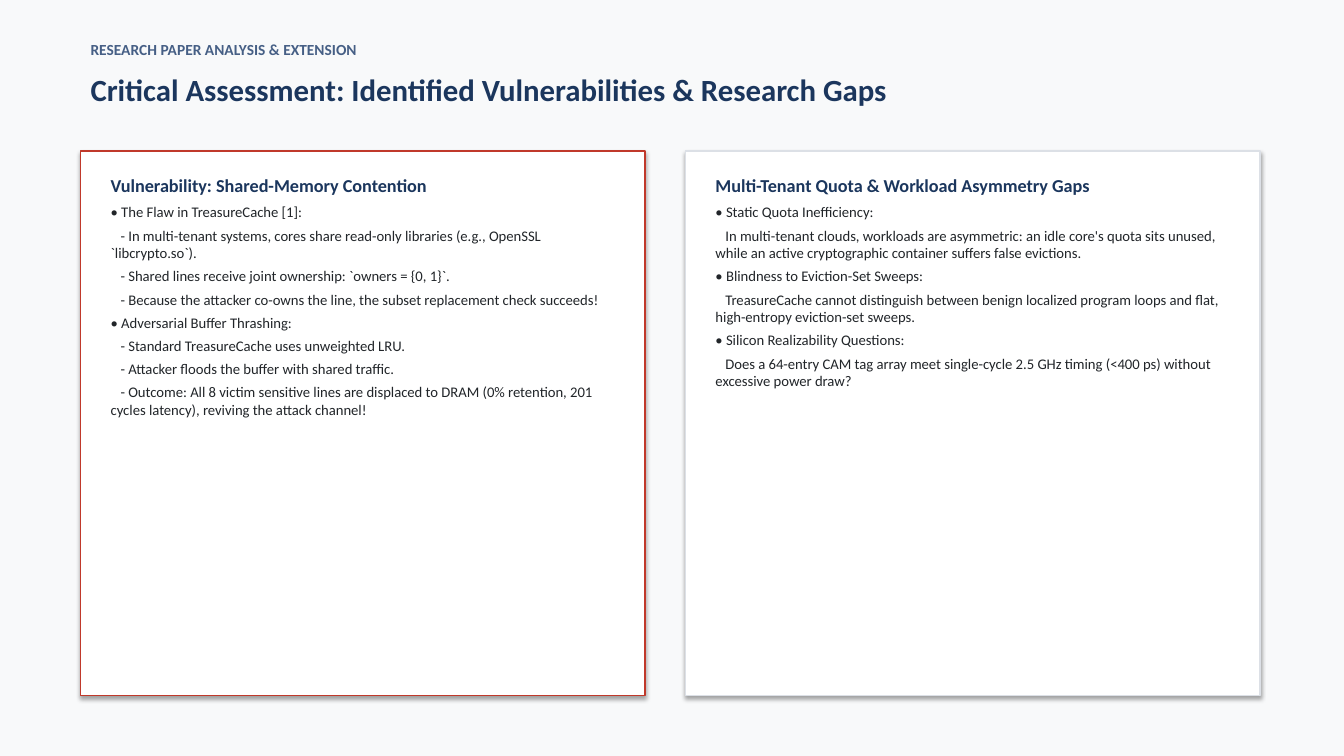
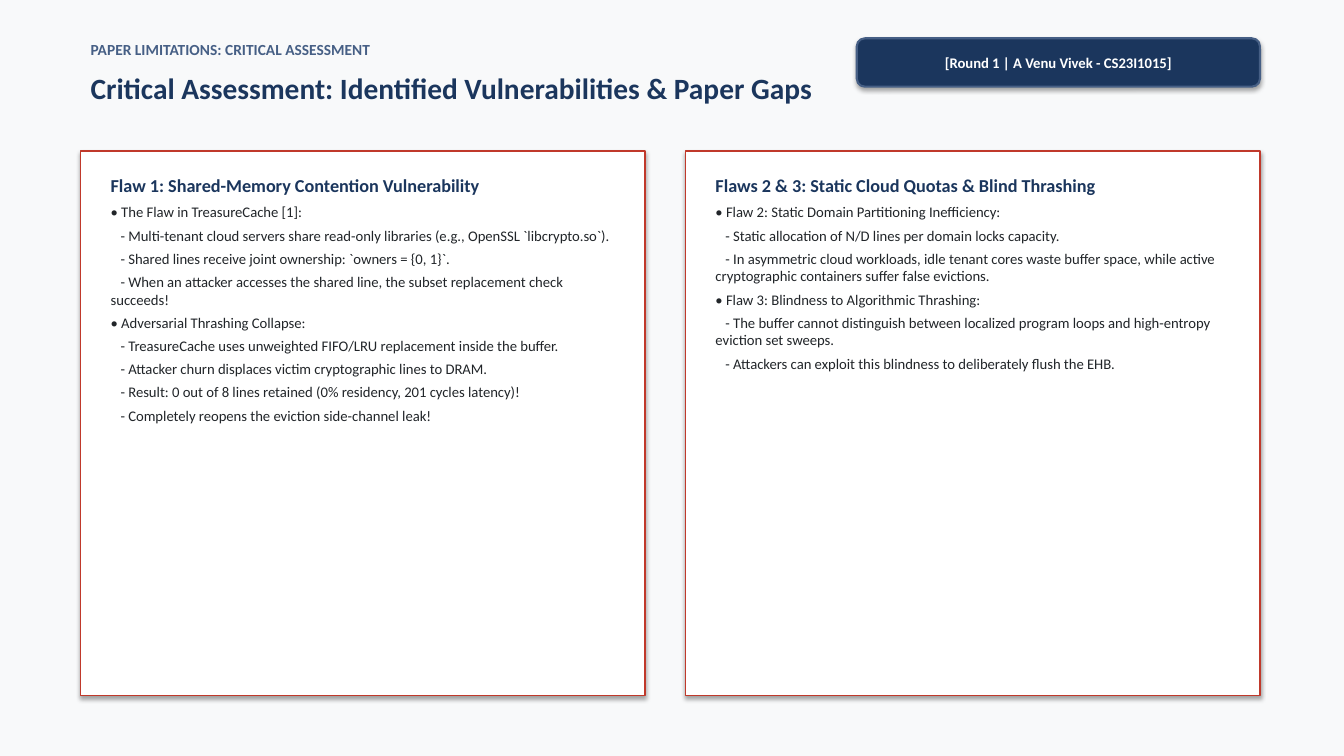
Before and after one commit to Sripadh16/IS-project, a slide deck: slide 9 of TreasureCache_Presentation.pptx (slide 8 before the commit). Drawn at 1344x756 pixels with LibreOffice and Linux fonts; fonts in the diff are those of the drawing. Boxes give left, top, right and bottom in pixels: in the first picture for what was removed or moved away, otherwise in the second. Text is boxed around its words. In the diff, an @@ line names an element or a change of style, - is before the commit and + after.

Commit message:
Update PPT deck and presentation script to strictly satisfy explanation video rubric with 2-round flow and code walkthroughs

```diff
--- a/TreasureCache_Presentation.pptx
+++ b/TreasureCache_Presentation.pptx
@@ text removed at [91, 45, 356, 55] @@
-RESEARCH PAPER ANALYSIS & EXTENSION
@@ text added at [91, 45, 370, 55], 11 pt, text #465F85, bold @@
+PAPER LIMITATIONS: CRITICAL ASSESSMENT
@@ rounded rectangle added at [857, 38, 1260, 87], fill #1B365D, outline #465F85 1.5 pt, 10.5 pt, text #FFFFFF, bold @@
+[Round 1 | A Venu Vivek - CS23I1015]
@@ text at [91, 78, 812, 104]: text changed; size 22 to 21 pt @@
-Critical Assessment: Identified Vulnerabilities & Research Gaps
+Critical Assessment: Identified Vulnerabilities & Paper Gaps
@@ text at [111, 179, 479, 195]: text changed @@
-Vulnerability: Shared-Memory Contention
+Flaw 1: Shared-Memory Contention Vulnerability
@@ rectangle at [686, 151, 1260, 696]: outline #DCE0E6 1 pt to #C0392B 1 pt @@
@@ text at [715, 179, 1215, 372]: text changed @@
-Multi-Tenant Quota & Workload Asymmetry Gaps
-• Static Quota Inefficiency:
-In multi-tenant clouds, workloads are asymmetric: an idle core's quota sits unused, while an active cryptographic container suffers false evictions.
-• Blindness to Eviction-Set Sweeps:
-TreasureCache cannot distinguish between benign localized program loops and flat, high-entropy eviction-set sweeps.
-• Silicon Realizability Questions:
-Does a 64-entry CAM tag array meet single-cycle 2.5 GHz timing (<400 ps) without excessive power draw?
+Flaws 2 & 3: Static Cloud Quotas & Blind Thrashing
+• Flaw 2: Static Domain Partitioning Inefficiency:
+- Static allocation of N/D lines per domain locks capacity.
+- In asymmetric cloud workloads, idle tenant cores waste buffer space, while active cryptographic containers suffer false evictions.
+• Flaw 3: Blindness to Algorithmic Thrashing:
+- The buffer cannot distinguish between localized program loops and high-entropy eviction set sweeps.
+- Attackers can exploit this blindness to deliberately flush the EHB.
@@ text at [128, 230, 609, 244]: text changed @@
-- In multi-tenant systems, cores share read-only libraries (e.g., OpenSSL `libcrypto.so`).
+- Multi-tenant cloud servers share read-only libraries (e.g., OpenSSL `libcrypto.so`).
@@ text at [111, 276, 563, 424]: text changed @@
-- Because the attacker co-owns the line, the subset replacement check succeeds!
-• Adversarial Buffer Thrashing:
-- Standard TreasureCache uses unweighted LRU.
-- Attacker floods the buffer with shared traffic.
-- Outcome: All 8 victim sensitive lines are displaced to DRAM (0% retention, 201 cycles latency), reviving the attack channel!
+- When an attacker accesses the shared line, the subset replacement check succeeds!
+• Adversarial Thrashing Collapse:
+- TreasureCache uses unweighted FIFO/LRU replacement inside the buffer.
+- Attacker churn displaces victim cryptographic lines to DRAM.
+- Result: 0 out of 8 lines retained (0% residency, 201 cycles latency)!
+- Completely reopens the eviction side-channel leak!
```
Also in this commit, not shown: 11 other slides changed, 8 slides added, 8 slides removed, 5 other files.
